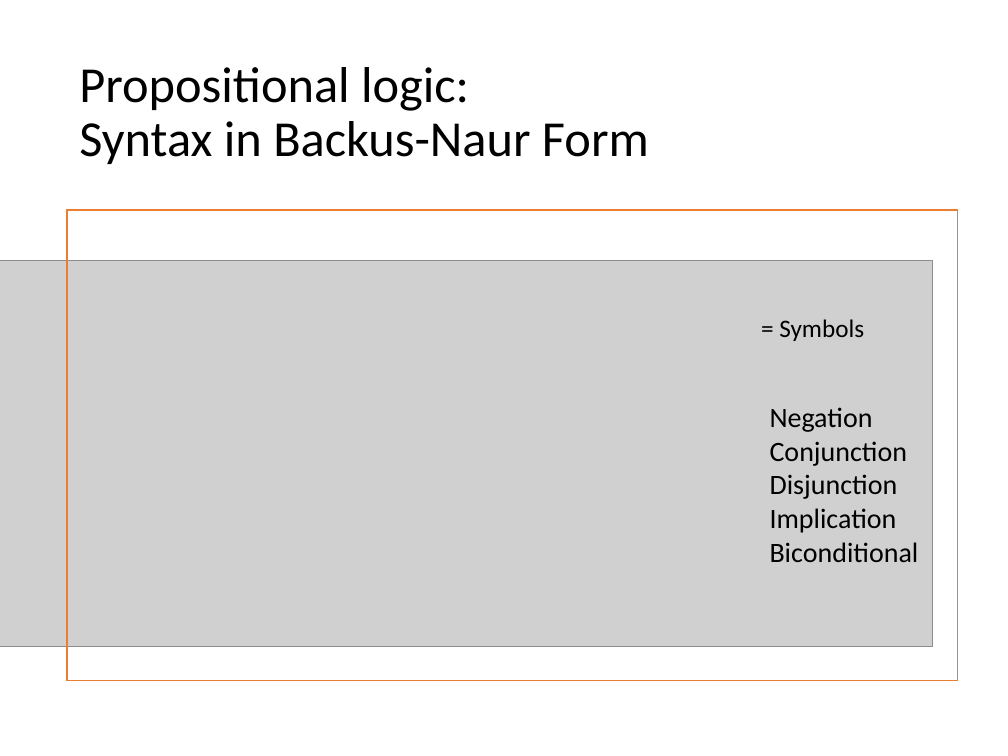
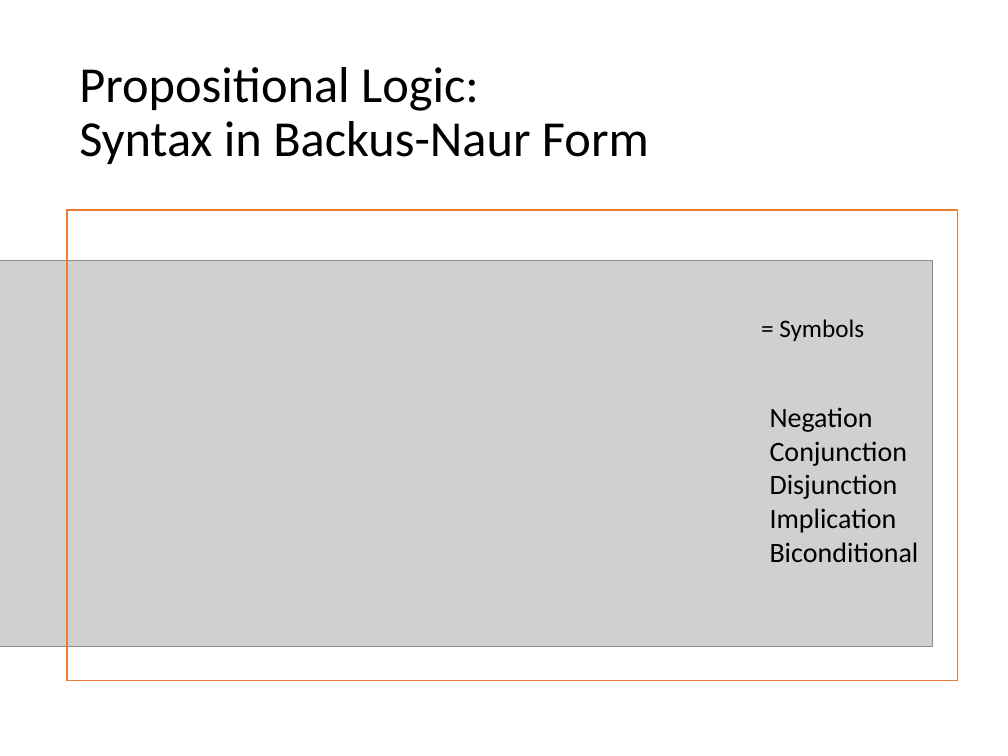
Before and after one commit to mhahsler/CS7320-AI, a slide deck: slide 21 of slides/07_knowledge-based.pptx (slide 9 before the commit). Drawn at 1008x756 pixels with LibreOffice and Linux fonts; fonts in the diff are those of the drawing; grey boxes stand for pictures. Boxes give left, top, right and bottom in pixels: in the first picture for what was removed or moved away, otherwise in the second. Text is boxed around its words. In the diff, an @@ line names an element or a change of style, - is before the commit and + after.

```diff
--- a/slides/07_knowledge-based.pptx
+++ b/slides/07_knowledge-based.pptx
@@ title at bbox=[79, 67, 649, 164]: text changed @@
-Propositional logic:
-Syntax in Backus-Naur Form
+Propositional Logic:
+Syntax in Backus-Naur Form
```
Also in this commit, not shown: 26 other slides changed, 10 slides added, 5 slides removed, 2 other files.
